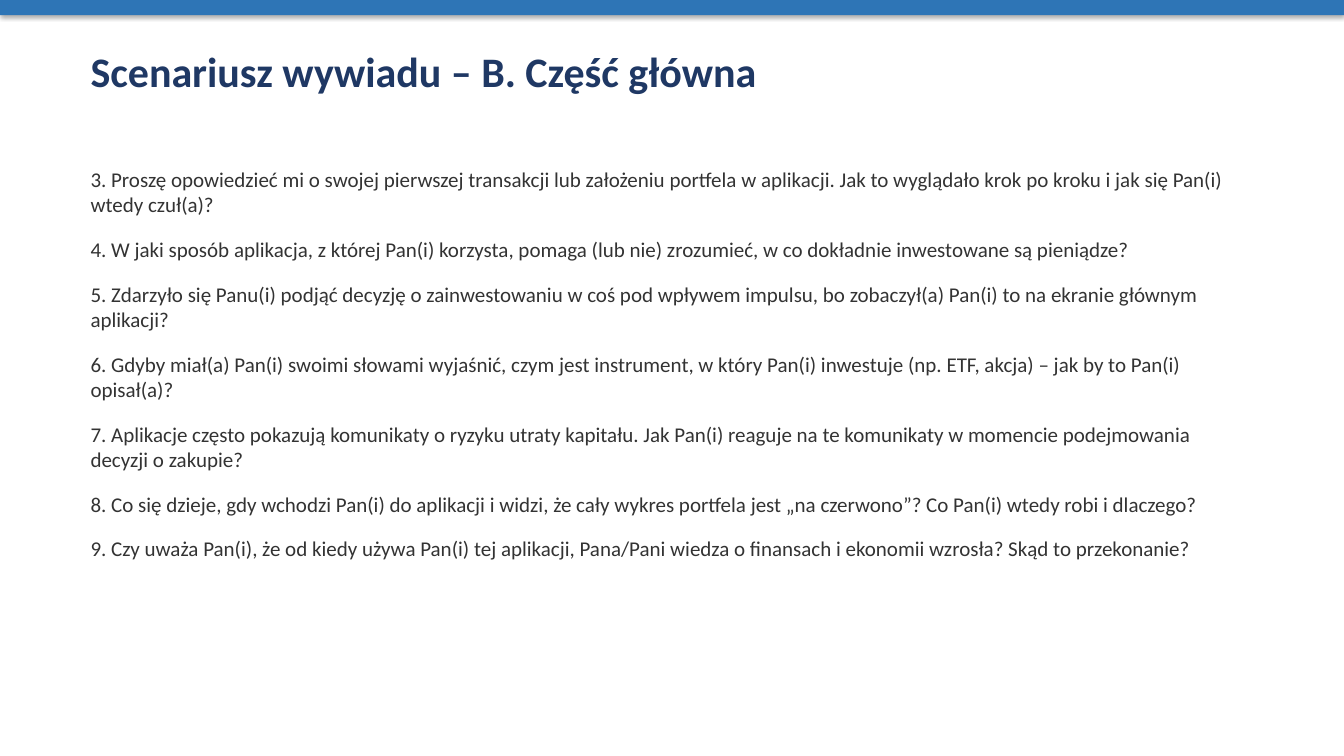
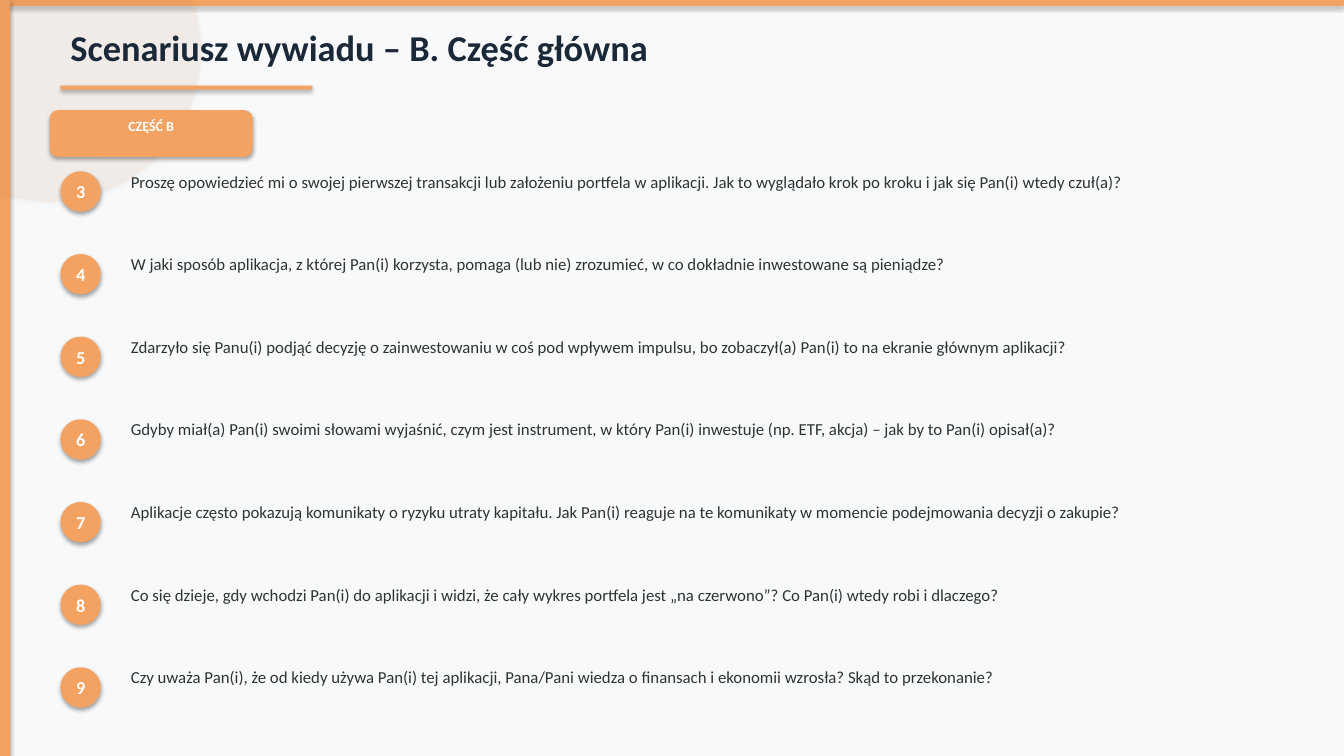
Before and after one commit to krystian61222-cyber/github, a slide deck: slide 7 of Prezentacja_Fintech.pptx. Drawn at 1344x756 pixels with LibreOffice and Linux fonts; fonts in the diff are those of the drawing. Boxes give left, top, right and bottom in pixels: in the first picture for what was removed or moved away, otherwise in the second. Text is boxed around its words. In the diff, an @@ line names an element or a change of style, - is before the commit and + after.

```diff
--- a/Prezentacja_Fintech.pptx
+++ b/Prezentacja_Fintech.pptx
@@ background #FFFFFF to #F8F9FA @@
@@ rectangle: place and size @@
-rectangle at (0, 0, 1344, 15)
+rectangle at (0, 0, 1344, 6)
@@ rectangle at (0, 0, 1344, 6): fill #2E75B6 to #F4A261 @@
@@ rectangle added at (0, 0, 10, 756), fill #F4A261 @@
@@ ellipse added at (0, 0, 202, 202), fill #F4A261 at 8% opacity @@
@@ text "Scenariusz wywiadu – B. Część ...": place and size @@
-text "Scenariusz wywiadu – B. Część ..." at (91, 57, 756, 94)
+text "Scenariusz wywiadu – B. Część ..." at (70, 35, 648, 67)
@@ text "Scenariusz wywiadu – B. Część ..." at (70, 35, 648, 67): size 30 to 26 pt, text colour #1F3864 to #1B2838; more space between paragraphs @@
@@ rectangle added at (60, 86, 313, 90), fill #F4A261 @@
@@ rounded rectangle added at (50, 111, 252, 156), fill #F4A261, outline #F4A261 1 pt @@
@@ text added at (128, 119, 174, 133), 10 pt, text #FFFFFF, bold @@
+CZĘŚĆ B
@@ ellipse added at (60, 171, 101, 212), fill #F4A261, 13 pt, text #FFFFFF, bold @@
+3
@@ text removed at (91, 172, 1222, 560) @@
-3. Proszę opowiedzieć mi o swojej pierwszej transakcji lub założeniu portfela w aplikacji. Jak to wyglądało krok po kroku i jak się Pan(i) wtedy czuł(a)?
-4. W jaki sposób aplikacja, z której Pan(i) korzysta, pomaga (lub nie) zrozumieć, w co dokładnie inwestowane są pieniądze?
-5. Zdarzyło się Panu(i) podjąć decyzję o zainwestowaniu w coś pod wpływem impulsu, bo zobaczył(a) Pan(i) to na ekranie głównym aplikacji?
-6. Gdyby miał(a) Pan(i) swoimi słowami wyjaśnić, czym jest instrument, w który Pan(i) inwestuje (np. ETF, akcja) – jak by to Pan(i) opisał(a)?
-7. Aplikacje często pokazują komunikaty o ryzyku utraty kapitału. Jak Pan(i) reaguje na te komunikaty w momencie podejmowania decyzji o zakupie?
-8. Co się dzieje, gdy wchodzi Pan(i) do aplikacji i widzi, że cały wykres portfela jest „na czerwono”? Co Pan(i) wtedy robi i dlaczego?
-9. Czy uważa Pan(i), że od kiedy używa Pan(i) tej aplikacji, Pana/Pani wiedza o finansach i ekonomii wzrosła? Skąd to przekonanie?
@@ text added at (131, 176, 1121, 191), 12 pt, text #2D3436 @@
+Proszę opowiedzieć mi o swojej pierwszej transakcji lub założeniu portfela w aplikacji. Jak to wyglądało krok po kroku i jak się Pan(i) wtedy czuł(a)?
@@ ellipse added at (60, 254, 101, 294), fill #F4A261, 13 pt, text #FFFFFF, bold @@
+4
@@ text added at (131, 258, 944, 273), 12 pt, text #2D3436 @@
+W jaki sposób aplikacja, z której Pan(i) korzysta, pomaga (lub nie) zrozumieć, w co dokładnie inwestowane są pieniądze?
@@ ellipse added at (60, 337, 101, 377), fill #F4A261, 13 pt, text #FFFFFF, bold @@
+5
@@ text added at (131, 341, 1066, 356), 12 pt, text #2D3436 @@
+Zdarzyło się Panu(i) podjąć decyzję o zainwestowaniu w coś pod wpływem impulsu, bo zobaczył(a) Pan(i) to na ekranie głównym aplikacji?
@@ ellipse added at (60, 419, 101, 460), fill #F4A261, 13 pt, text #FFFFFF, bold @@
+6
@@ text added at (131, 423, 1055, 438), 12 pt, text #2D3436 @@
+Gdyby miał(a) Pan(i) swoimi słowami wyjaśnić, czym jest instrument, w który Pan(i) inwestuje (np. ETF, akcja) – jak by to Pan(i) opisał(a)?
@@ ellipse added at (60, 502, 101, 542), fill #F4A261, 13 pt, text #FFFFFF, bold @@
+7
@@ text added at (131, 506, 1119, 521), 12 pt, text #2D3436 @@
+Aplikacje często pokazują komunikaty o ryzyku utraty kapitału. Jak Pan(i) reaguje na te komunikaty w momencie podejmowania decyzji o zakupie?
@@ ellipse added at (60, 585, 101, 625), fill #F4A261, 13 pt, text #FFFFFF, bold @@
+8
@@ text added at (131, 589, 998, 604), 12 pt, text #2D3436 @@
+Co się dzieje, gdy wchodzi Pan(i) do aplikacji i widzi, że cały wykres portfela jest „na czerwono”? Co Pan(i) wtedy robi i dlaczego?
@@ ellipse added at (60, 667, 101, 708), fill #F4A261, 13 pt, text #FFFFFF, bold @@
+9
@@ text added at (131, 671, 993, 686), 12 pt, text #2D3436 @@
+Czy uważa Pan(i), że od kiedy używa Pan(i) tej aplikacji, Pana/Pani wiedza o finansach i ekonomii wzrosła? Skąd to przekonanie?
```
Also in this commit, not shown: 8 other slides changed, 1 other file.
